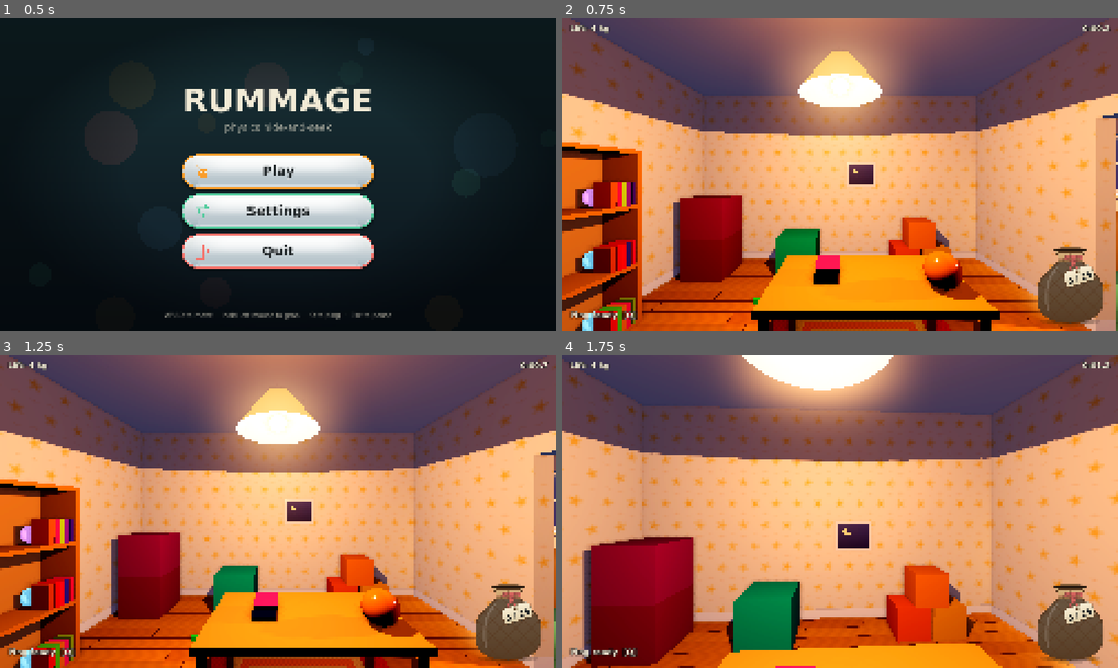
Above: before the commit, frames 1-4 (two rows, left to right).
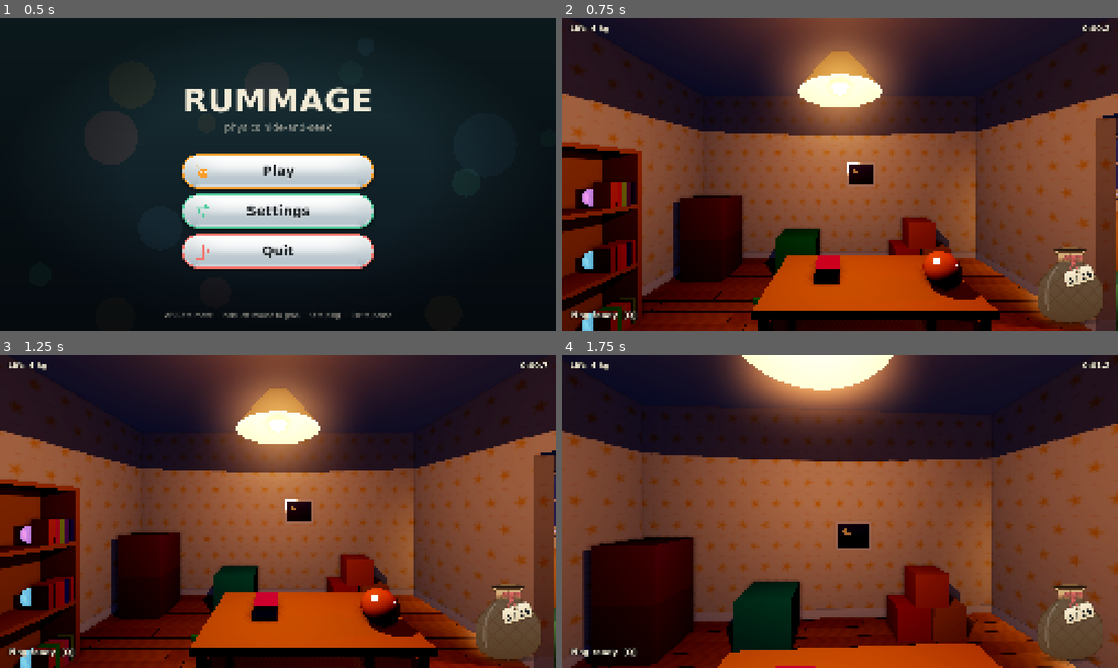
Above: after the commit, the same moments.

Repository: westo27/rummage
Game: Godot game, scene res://scenes/title.tscn
Two runs of this game, one before a commit and one after it. Both use one fixed random seed, a clock stepped at 60 frames per second and the inputs below.
Inputs (mouse positions are in pixels of both pictures, inside the frame that each line leads up to):
- Up to frame 1 (0.5 s): no input
- Up to frame 2 (0.75 s): click (840, 171) at 0.5 s
- Up to frame 3 (1.25 s): no input
- Up to frame 4 (1.75 s): tap Enter at 1.25 s; move the mouse to (867, 511) at 1.27 s; hold W (move_forward) from 1.28 s (still down); hold Mouse wheel up (beam_further) from 1.28 s (still down); click (867, 511) at 1.42 s

Frame 1 is identical in both runs. In frame 2, 95% of the frame differs, in the area x 0-100%, y 0-100%; in frame 3, 95%; in frame 4, 97%.

Commit message:
Darker, moodier, softer lighting
Dimmer lamps with steeper falloff, softer shadows, lower ambient and
exposure, gentler moonlight. check_impacts' hard-landing check still
fails as before (layout-independent).

Diff:
--- a/scenes/main.tscn
+++ b/scenes/main.tscn
@@ -18,9 +18,10 @@
 background_mode = 1
 background_color = Color(0.03, 0.04, 0.12, 1)
 ambient_light_source = 2
-ambient_light_color = Color(0.36, 0.41, 0.64, 1)
-ambient_light_energy = 0.2
+ambient_light_color = Color(0.3, 0.36, 0.62, 1)
+ambient_light_energy = 0.08
 tonemap_mode = 2
+tonemap_exposure = 0.85
 ssao_enabled = true
 ssao_radius = 0.9
 ssao_intensity = 1.6
@@ -28,11 +29,13 @@
 glow_levels/2 = 1.0
 glow_levels/3 = 1.0
 glow_levels/4 = 0.7
-glow_levels/5 = 0.45
-glow_intensity = 0.6
+glow_levels/5 = 0.6
+glow_levels/6 = 0.3
+glow_intensity = 0.7
+glow_bloom = 0.02
 adjustment_enabled = true
-adjustment_contrast = 1.04
-adjustment_saturation = 1.12
+adjustment_contrast = 1.08
+adjustment_saturation = 1.0
 
 [sub_resource type="ShaderMaterial" id="Mat_wall"]
 render_priority = 0
@@ -353,8 +356,8 @@
 
 [node name="LampSide" parent="House" unique_id=900182137 instance=ExtResource("14_lamp")]
 transform = Transform3D(1, 0, 0, 0, 1, 0, 0, 0, 1, 6.8, 3, 0)
-light_energy = 0.7
-light_range = 4.5
+light_energy = 0.4
+light_range = 4.0
 
 [node name="ReflectionsPlayroom" type="ReflectionProbe" parent="House" unique_id=900190056]
 transform = Transform3D(1, 0, 0, 0, 1, 0, 0, 0, 1, -2.6, 1.4, 0)
@@ -377,9 +380,10 @@
 [node name="Moonlight" type="SpotLight3D" parent="." unique_id=140432628]
 transform = Transform3D(-1, 0, 0, 0, 0.822, 0.569, 0, 0.569, -0.822, 2.9, 3.6, -4.65)
 light_color = Color(0.58, 0.68, 1, 1)
-light_energy = 4.0
+light_energy = 1.8
+light_size = 0.4
 shadow_enabled = true
-shadow_blur = 1.5
+shadow_blur = 3.0
 spot_range = 12.0
 spot_attenuation = 0.6
 spot_angle = 22.0
--- a/scenes/pendant_lamp.tscn
+++ b/scenes/pendant_lamp.tscn
@@ -6,14 +6,14 @@
 cull_mode = 2
 albedo_color = Color(1, 0.86, 0.62, 1)
 emission_enabled = true
-emission = Color(1, 0.62, 0.32, 1)
-emission_energy_multiplier = 0.9
+emission = Color(1, 0.58, 0.3, 1)
+emission_energy_multiplier = 0.45
 
 [sub_resource type="StandardMaterial3D" id="Mat_bulb"]
 albedo_color = Color(1, 0.9, 0.7, 1)
 emission_enabled = true
-emission = Color(1, 0.7, 0.42, 1)
-emission_energy_multiplier = 3.0
+emission = Color(1, 0.66, 0.38, 1)
+emission_energy_multiplier = 1.6
 
 [sub_resource type="StandardMaterial3D" id="Mat_cord"]
 albedo_color = Color(0.22, 0.19, 0.17, 1)
@@ -71,13 +71,13 @@
 shadow_enabled = true
 shadow_blur = 1.5
 omni_range = 8.0
-omni_attenuation = 1.3
+omni_attenuation = 1.7
 
 [node name="GlowThroughShade" type="OmniLight3D" parent="Lamp"]
 light_color = Color(1, 0.62, 0.34, 1)
 light_energy = 0.26
 omni_range = 7.0
-omni_attenuation = 1.3
+omni_attenuation = 1.7
 
 [node name="Joint" type="PinJoint3D" parent="."]
 node_b = NodePath("../Lamp")
--- a/scripts/pendant_lamp.gd
+++ b/scripts/pendant_lamp.gd
@@ -14,8 +14,8 @@
 ## Prop, so the beam can't grab it (and can't yank it off the ceiling).
 
 ## The lamp's brightness and how far its light reaches, set per room.
-@export var light_energy: float = 1.3
-@export var light_range: float = 8.0
+@export var light_energy: float = 0.55
+@export var light_range: float = 6.5
 
 const LAYER_PROPS: int = 4
 const MASK_WORLD_PROPS_CLUTTER: int = 1 | 4 | 16
--- a/scripts/settings.gd
+++ b/scripts/settings.gd
@@ -121,7 +121,7 @@
 	for lamp: PendantLamp in tree.get_nodes_in_group("lamps"):
 		# Light size makes shadows soften with distance; plain blur is the
 		# cheap stand-in on Low.
-		lamp.set_shadow_softness(0.25 if high else 0.12 if not low else 0.0, 6.0 if low else 1.5)
+		lamp.set_shadow_softness(0.45 if high else 0.3 if not low else 0.0, 6.0 if low else 3.0)
 	var world := scene.get_node_or_null("WorldEnvironment") as WorldEnvironment
 	if world != null:
 		world.environment.ssao_enabled = not low
--- a/tests/check_menus.gd
+++ b/tests/check_menus.gd
@@ -168,7 +168,7 @@
 	pause_steppers[7].pressed.emit()  # Lighting +, to Medium
 	await _wait(0.05)
 	_check("Lighting changed in the pause menu applies to the lamps at once",
-		is_equal_approx(lamp.light().light_size, 0.12), "%.2f" % lamp.light().light_size)
+		is_equal_approx(lamp.light().light_size, 0.3), "%.2f" % lamp.light().light_size)
 	_check("and to the room's corner shading",
 		(main.get_node("WorldEnvironment") as WorldEnvironment).environment.ssao_enabled, "")
 	_press("ui_cancel")
Not shown, changed: NOTES.md
